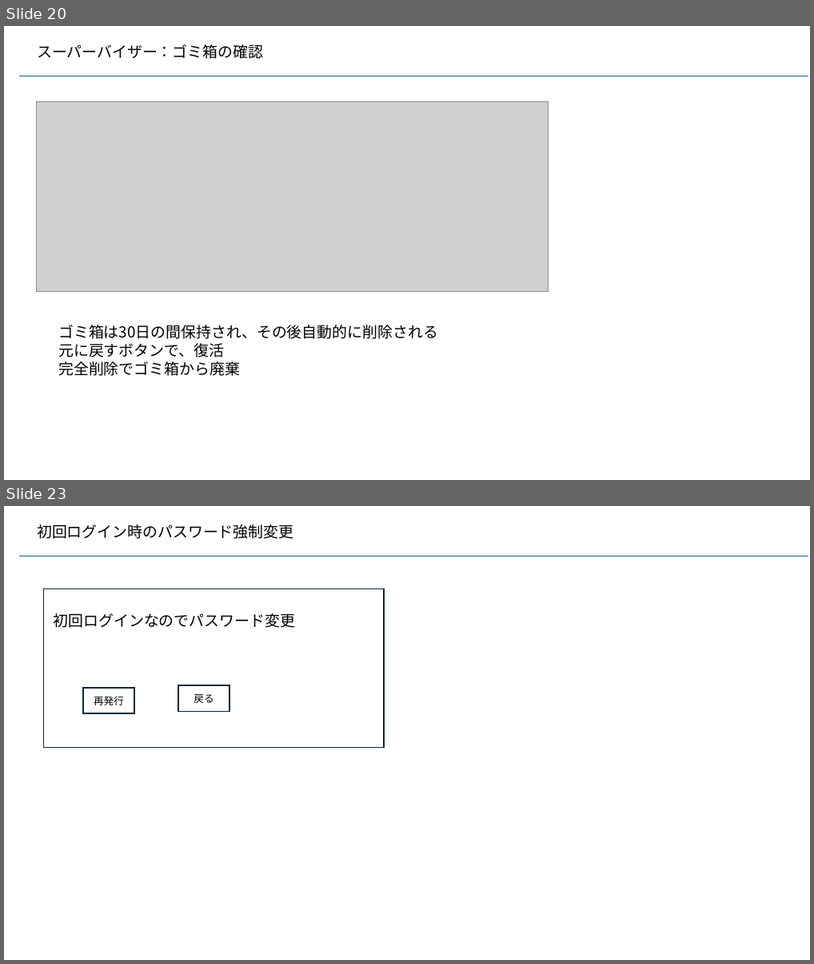
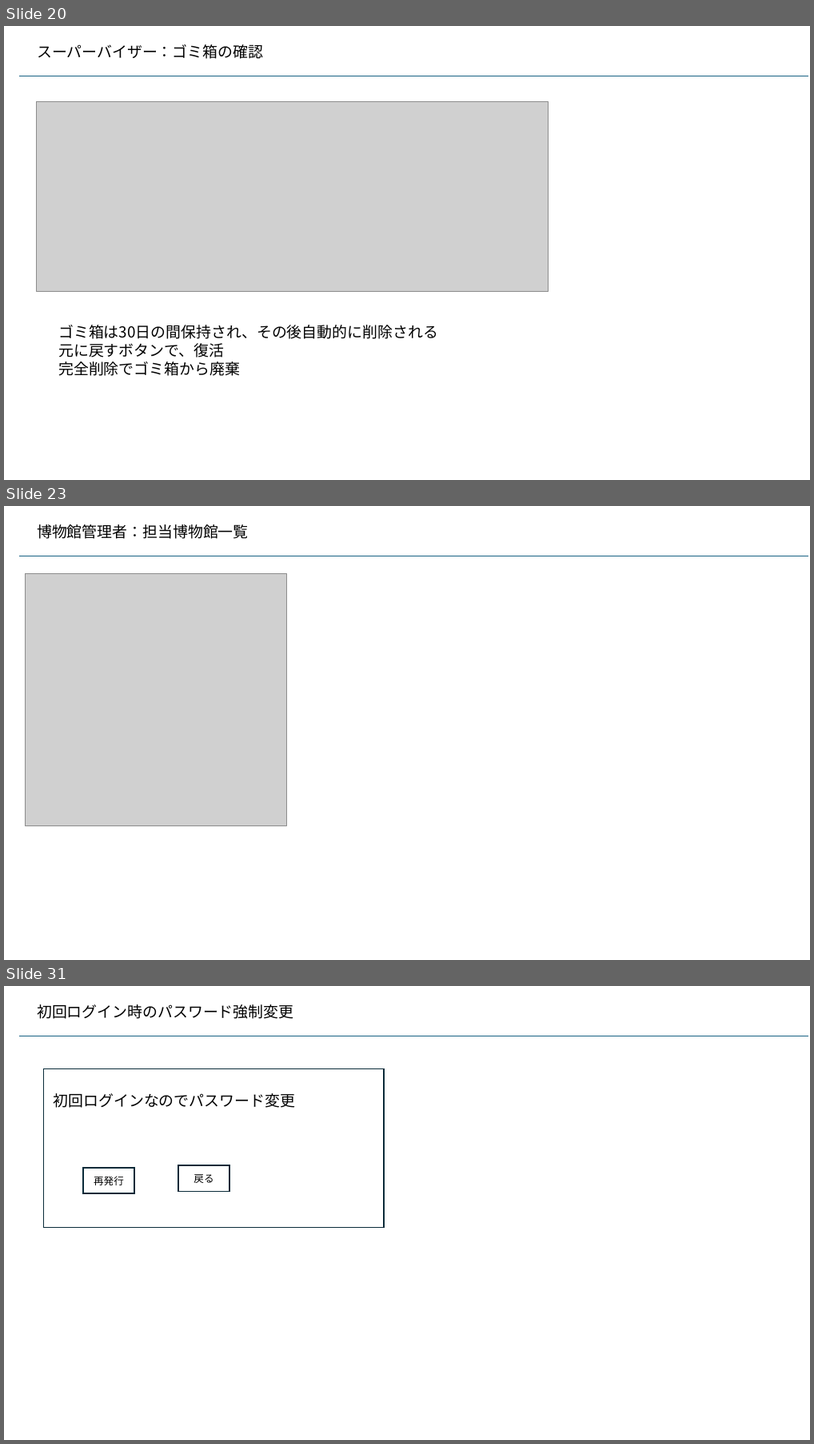
Before and after one commit to kaze-lab/museum_app_proj, a slide deck: 展示物アプリ仕様.pptx. Shown one above the other, each under a label of ours: slides 20 and 23 before the commit, slides 20, 23 and 31 after it; the slides between them are not shown. The pictures are 814x964 and 814x1444 pixels, drawn with LibreOffice and Linux fonts; fonts in the diff are those of the drawing; grey boxes stand for pictures. Boxes give left, top, right and bottom in pixels: in the first picture for what was removed or moved away, otherwise in the second. Text is boxed around its words. In the diff, an @@ line names an element or a change of style, - is before the commit and + after.

```diff
--- a/展示物アプリ仕様.pptx
+++ b/展示物アプリ仕様.pptx
@@ slide 23 added at <box>4,506,810,960</box>, background #FFFFFF @@
@@ text added at <box>37,524,249,539</box>, 18 pt, text #000000 @@
+博物館管理者：担当博物館一覧
@@ line added from (19, 556) to (809, 556), #156082 1.5 pt @@
@@ picture added at <box>25,573,286,825</box> @@
@@ what was slide 23 is now slide 31 @@
```
Also in this commit, not shown: 4 slides changed, 7 other slides added, 8 other files.
